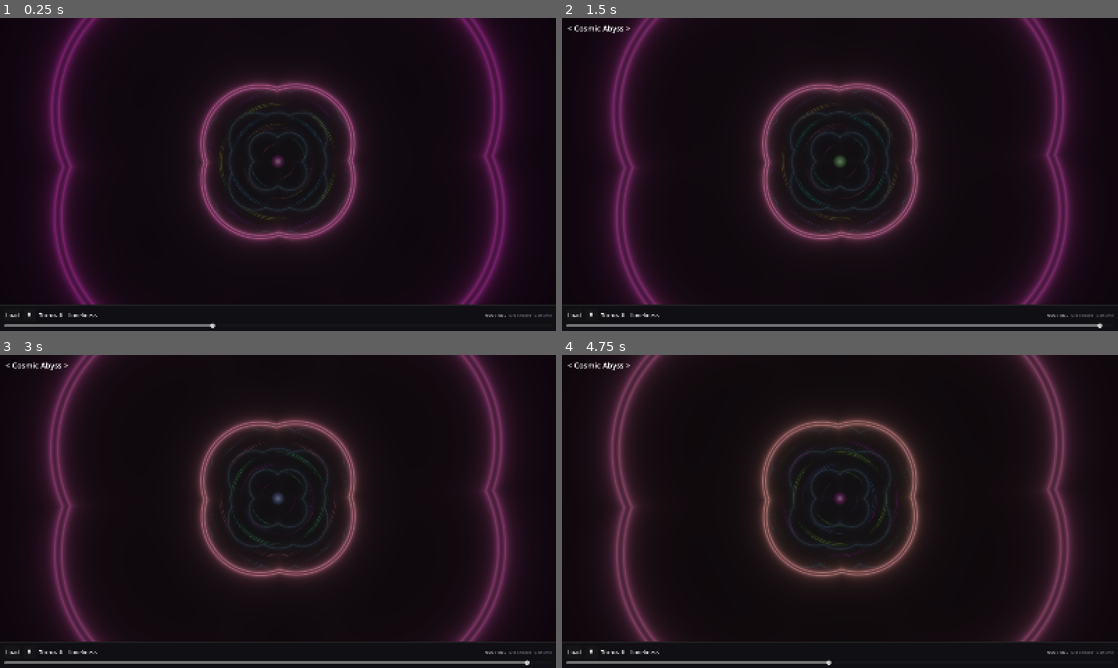
Above: before the commit, frames 1-4 (two rows, left to right).
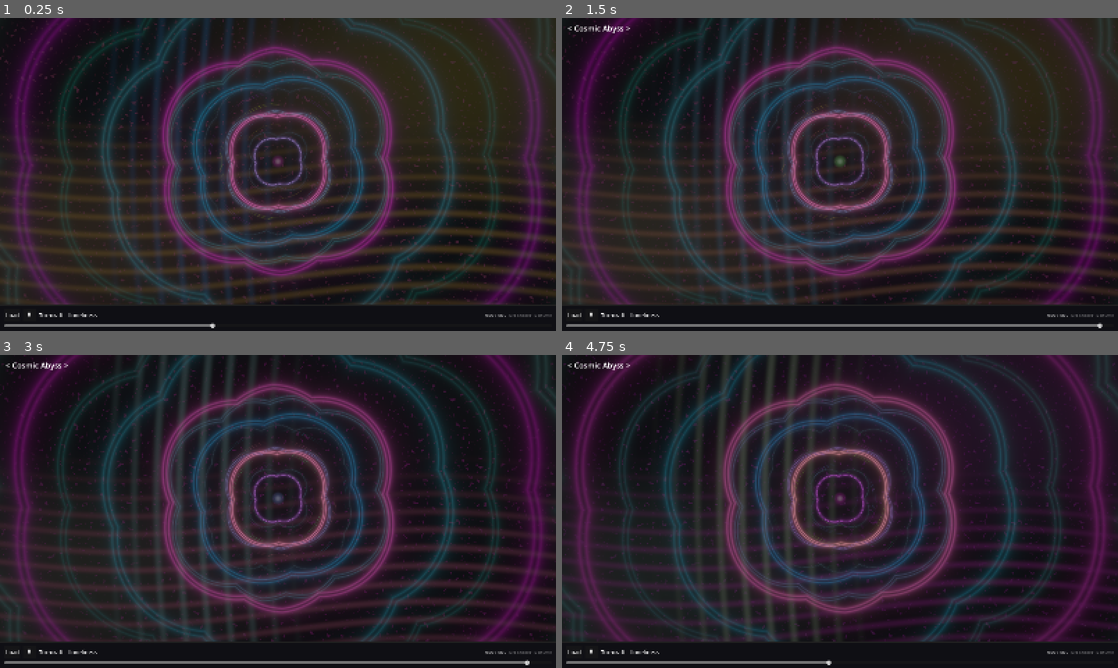
Above: after the commit, the same moments.

Repository: magooney-loon/iguana
Game: Godot game, scene res://main.tscn
Two runs of this game, one before a commit and one after it. Both use one fixed random seed, a clock stepped at 60 frames per second and the inputs below. Sound files missing from this copy of the repository are replaced by a short silence.
Inputs (mouse positions are in pixels of both pictures, inside the frame that each line leads up to):
- Up to frame 1 (0.25 s): no input
- Up to frame 2 (1.5 s): tap Enter at 0.5 s; move the mouse to (840, 161) at 0.52 s; tap E at 0.6 s; click (840, 161) at 0.67 s; move the mouse to (728, 190) at 1.27 s; hold S from 1.28 s (still down); tap Q at 1.35 s
- Up to frame 3 (3 s): move the mouse to (333, 442) at 2.02 s; release S at 2.03 s; tap E at 2.1 s; move the mouse to (250, 574) at 2.77 s; tap Q at 2.85 s; click (250, 574) at 2.92 s
- Up to frame 4 (4.75 s): move the mouse to (1006, 558) at 3.52 s; hold S from 3.53 s (still down); tap E at 3.6 s; move the mouse to (673, 464) at 4.27 s; tap Q at 4.35 s

The runs differ from the first frame. In frame 1, 64% of the frame differs, in the area x 0-100%, y 0-92%; in frame 2, 60%; in frame 3, 50%; in frame 4, 52%.

Commit message:
Update cosmic_abyss.gdshader

Diff:
--- a/shaders/cosmic_abyss.gdshader
+++ b/shaders/cosmic_abyss.gdshader
@@ -69,41 +69,47 @@
 	float s_onset = onset;
 	float s_warmth = warmth;
 	float s_brightness = brightness;
+	float s_activity = activity;
+	float s_hihat = hihat;
+	float s_snare = snare;
+	float s_flux_bass = flux_bass;
+	float s_flux_mid = flux_mid;
 
 	vec3 col = vec3(0.0);
 
 	float arms = 3.0 + s_bass * 2.5;
 
-	vec2 feed_uv = uv;
+	// ── Layer 1: Large-scale fractal backbone (fills screen) ──
+	vec2 feed_uv = uv * 1.6;
 	float amp = 1.0;
 
-	for(int i = 0; i < 5; i++) {
+	for(int i = 0; i < 8; i++) {
 		float fi = float(i);
 		float phase = t * (0.3 + fi * 0.05);
 
-		float r = length(feed_uv) * (0.4 + s_energy * 0.15);
+		float r = length(feed_uv) * (0.5 + s_energy * 0.2);
 		float a = atan(feed_uv.y, feed_uv.x);
 
 		float swing = sin(phase);
 		float swing2 = cos(phase * 0.6);
 
-		float warp = sin(r * 5.0 - t * 0.4 + fi) * 0.08 * (0.3 + s_mid * 0.4);
-		a += swing * 0.1 * (0.2 + s_mid * 0.3) + warp;
-		r *= 1.0 + swing2 * 0.04 * s_bass;
+		float warp = sin(r * 4.0 - t * 0.35 + fi) * 0.1 * (0.3 + s_mid * 0.4);
+		a += swing * 0.12 * (0.2 + s_mid * 0.3) + warp;
+		r *= 1.0 + swing2 * 0.05 * s_bass;
 
 		feed_uv = vec2(cos(a) * r, sin(a) * r);
 
-		feed_uv = rot2d(feed_uv, swing * 0.25 * (0.15 + s_treble * 0.25) + s_beat * 0.15);
-
-		float fold = 0.025 + fi * 0.004;
-		feed_uv = abs(feed_uv) - fold * (1.0 + s_bass * 0.1);
+		feed_uv = rot2d(feed_uv, swing * 0.25 * (0.15 + s_treble * 0.25) + s_beat * 0.12);
+
+		float fold = 0.03 + fi * 0.005;
+		feed_uv = abs(feed_uv) - fold * (1.0 + s_bass * 0.12);
 		feed_uv = rot2d(feed_uv, PI / arms * (0.2 + fi * 0.05) + swing2 * 0.04);
 
-		float d = length(feed_uv) - 0.08 - s_bass * 0.03;
-		d = abs(d) - 0.002;
-
-		float glow = 0.002 / (0.0008 + abs(d));
-		glow *= 0.35 + s_energy * 0.25;
+		float d = length(feed_uv) - 0.1 - s_bass * 0.04;
+		d = abs(d) - 0.0025;
+
+		float glow = 0.003 / (0.001 + abs(d));
+		glow *= 0.4 + s_energy * 0.3;
 		glow = smootherstep(glow);
 
 		vec3 shift = vec3(
@@ -111,14 +117,110 @@
 			0.33 + s_warmth * 0.05 + fi * 0.02 + swing2 * 0.01,
 			0.67 + s_brightness * 0.05 + fi * 0.02
 		);
-		vec3 layer_col = palette(r * 0.6 - t * 0.05 + fi * 0.03, shift);
-		layer_col *= 1.0 + s_beat * 0.35 + s_kick * 0.25;
+		vec3 layer_col = palette(r * 0.5 - t * 0.04 + fi * 0.03, shift);
+		layer_col *= 1.0 + s_beat * 0.3 + s_kick * 0.2;
 
 		col += layer_col * glow * amp;
-		amp *= 0.4;
-
-		feed_uv *= 1.02 + s_energy * 0.003;
+		amp *= 0.42;
+
+		feed_uv *= 1.015 + s_energy * 0.003;
 		feed_uv = rot2d(feed_uv, beat_phase * 0.004 * beat_confidence);
+	}
+
+	// ── Layer 2: Deep detail pass (nested inside, higher frequency) ──
+	vec2 deep_uv = uv * 1.8;
+	float deep_amp = 0.7;
+	float deep_arms = 5.0 + s_mid * 3.0;
+
+	for(int i = 0; i < 6; i++) {
+		float fi = float(i);
+		float phase = t * (0.25 + fi * 0.04) + 1.0;
+
+		float r = length(deep_uv) * (0.55 + s_energy * 0.15);
+		float a = atan(deep_uv.y, deep_uv.x);
+
+		float swing = sin(phase);
+		float swing2 = cos(phase * 0.7);
+
+		float warp = sin(r * 6.0 - t * 0.5 + fi * 0.5) * 0.06 * (0.4 + s_presence * 0.3);
+		a += swing * 0.08 * (0.3 + s_mid * 0.3) + warp;
+		r *= 1.0 + swing2 * 0.03 * s_mid;
+
+		deep_uv = vec2(cos(a) * r, sin(a) * r);
+
+		deep_uv = rot2d(deep_uv, swing * 0.2 * (0.2 + s_presence * 0.2) + s_beat * 0.08);
+
+		float fold = 0.02 + fi * 0.003;
+		deep_uv = abs(deep_uv) - fold * (1.0 + s_mid * 0.08);
+		deep_uv = rot2d(deep_uv, PI / deep_arms * (0.15 + fi * 0.04) + swing2 * 0.03);
+
+		float d = length(deep_uv) - 0.06 - s_mid * 0.02;
+		d = abs(d) - 0.0015;
+
+		float glow = 0.002 / (0.0006 + abs(d));
+		glow *= 0.3 + s_energy * 0.2;
+		glow = smootherstep(glow);
+
+		vec3 shift = vec3(
+			s_warmth * 0.1 + fi * 0.03 + swing * 0.015,
+			0.4 + s_warmth * 0.08 + fi * 0.025 + swing2 * 0.01,
+			0.75 + s_brightness * 0.08 + fi * 0.03
+		);
+		vec3 layer_col = palette(r * 0.7 - t * 0.06 + fi * 0.04 + 0.2, shift);
+		layer_col *= 1.0 + s_snare * 0.25 + s_flux_mid * 0.2;
+
+		col += layer_col * glow * deep_amp;
+		deep_amp *= 0.38;
+
+		deep_uv *= 1.02 + s_mid * 0.004;
+		deep_uv = rot2d(deep_uv, -beat_phase * 0.003 * beat_confidence);
+	}
+
+	// ── Layer 3: Outer halo (wide, soft, bass-reactive) ──
+	vec2 halo_uv = uv * 1.2;
+	float halo_amp = 0.5;
+
+	for(int i = 0; i < 4; i++) {
+		float fi = float(i);
+		float phase = t * (0.15 + fi * 0.03) + 2.0;
+
+		float r = length(halo_uv) * (0.6 + s_bass * 0.15);
+		float a = atan(halo_uv.y, halo_uv.x);
+
+		float swing = sin(phase);
+		float swing2 = cos(phase * 0.5);
+
+		a += swing * 0.06;
+		r *= 1.0 + swing2 * 0.04 * s_bass;
+
+		halo_uv = vec2(cos(a) * r, sin(a) * r);
+
+		halo_uv = rot2d(halo_uv, swing * 0.15 + s_beat * 0.06);
+
+		float fold = 0.05 + fi * 0.008;
+		halo_uv = abs(halo_uv) - fold * (1.0 + s_bass * 0.15);
+		halo_uv = rot2d(halo_uv, PI / (2.0 + s_bass) * (0.3 + fi * 0.06) + swing2 * 0.02);
+
+		float d = length(halo_uv) - 0.15 - s_bass * 0.06;
+		d = abs(d) - 0.004;
+
+		float glow = 0.005 / (0.002 + abs(d));
+		glow *= 0.35 + s_energy * 0.25;
+		glow = smootherstep(glow) * 0.5;
+
+		vec3 shift = vec3(
+			s_warmth * 0.15 + fi * 0.04,
+			0.25 + s_warmth * 0.1 + fi * 0.03,
+			0.5 + s_brightness * 0.1 + fi * 0.04
+		);
+		vec3 layer_col = palette(r * 0.4 - t * 0.03 + fi * 0.05 + 0.4, shift);
+		layer_col *= 1.0 + s_kick * 0.3;
+
+		col += layer_col * glow * halo_amp;
+		halo_amp *= 0.45;
+
+		halo_uv *= 1.03;
+		halo_uv = rot2d(halo_uv, beat_phase * 0.002);
 	}
 
 	float ring = length(uv0);
@@ -206,6 +308,97 @@
 	outer = smoothstep(0.02, 0.0, outer);
 	col += vec3(0.3, 0.25, 0.7) * outer * s_treble * 0.3;
 
+	// ── Floating particles (noise-driven, asymmetrical) ──
+	float noise_val = texture(noise_tex, UV * 3.0 + vec2(t * 0.02, t * 0.015)).r;
+	float noise_val2 = texture(noise_tex, UV * 5.0 - vec2(t * 0.03, t * 0.025)).r;
+
+	vec3 particles = vec3(0.0);
+	for(int i = 0; i < 8; i++) {
+		float fi = float(i);
+		vec2 offset = vec2(
+			sin(fi * 2.39 + t * 0.1),
+			cos(fi * 3.17 + t * 0.08)
+		) * (0.2 + s_energy * 0.15);
+
+		vec2 p_pos = uv0 + offset;
+		float p_noise = texture(noise_tex, p_pos * 4.0 + t * 0.02).r;
+
+		float p_size = 0.003 + p_noise * 0.006 * (1.0 + s_treble * 0.5);
+		float p_dist = length(p_pos - vec2(
+			sin(fi * 1.7 + t * (0.05 + fi * 0.01)),
+			cos(fi * 2.3 + t * (0.04 + fi * 0.012))
+		) * (0.15 + s_mid * 0.1));
+
+		float p = smoothstep(p_size, 0.0, p_dist);
+		p *= p_noise * (0.3 + s_activity * 0.5);
+
+		vec3 p_col = palette(fi * 0.15 + t * 0.1, vec3(s_warmth * 0.2, 0.33, 0.67 + s_brightness * 0.2));
+		particles += p_col * p;
+	}
+	col += particles * (0.12 + s_hihat * 0.08);
+
+	// ── Organic blobs (noise-thresholded, irregular shapes) ──
+	vec3 blobs = vec3(0.0);
+	float blob_noise = texture(noise_tex, uv0 * 2.0 + vec2(sin(t * 0.07) * 0.1, cos(t * 0.05) * 0.08)).r;
+	float blob_noise2 = texture(noise_tex, uv0 * 3.0 - vec2(cos(t * 0.06) * 0.12, sin(t * 0.09) * 0.06)).r;
+
+	float blob = smoothstep(0.55 - s_bass * 0.15, 0.65 + s_bass * 0.1, blob_noise);
+	blob *= smoothstep(0.5, 0.7, blob_noise2);
+	blob = blob * 0.5 + blob * blob * 0.5;
+
+	vec3 blob_col = palette(t * 0.08 + s_warmth * 0.3, vec3(0.1 + s_warmth * 0.15, 0.4, 0.7));
+	blobs += blob_col * blob * (0.06 + s_energy * 0.08);
+
+	float blob2 = smoothstep(0.45, 0.65, blob_noise * blob_noise2);
+	blob2 *= smoothstep(0.3, 0.5, texture(noise_tex, uv0 * 1.5 + t * 0.01).r);
+	vec3 blob2_col = palette(t * 0.12 + s_brightness * 0.2, vec3(0.5, 0.6 + s_brightness * 0.1, 0.3 + s_warmth * 0.2));
+	blobs += blob2_col * blob2 * (0.04 + s_mid * 0.06);
+
+	col += blobs;
+
+	// ── Light streaks (horizontal/vertical, beat-reactive) ──
+	vec3 streaks = vec3(0.0);
+
+	float h_stripe = abs(sin(uv.y * 50.0 + t * 0.5 + sin(uv.x * 3.0) * 2.0));
+	h_stripe = pow(h_stripe, 8.0 + s_bass * 12.0);
+	h_stripe *= smoothstep(0.5, 0.0, abs(uv.y - 0.3 - sin(t * 0.2) * 0.1));
+
+	vec3 h_col = palette(t * 0.15, vec3(s_warmth * 0.2, 0.25, 0.55 + s_brightness * 0.15));
+	streaks += h_col * h_stripe * (0.05 + s_beat * 0.12);
+
+	float v_stripe = abs(cos(uv.x * 40.0 - t * 0.3 + cos(uv.y * 2.5) * 1.5));
+	v_stripe = pow(v_stripe, 10.0 + s_mid * 8.0);
+	v_stripe *= smoothstep(0.4, 0.0, abs(uv.x + 0.2 + cos(t * 0.15) * 0.08));
+
+	vec3 v_col = palette(t * 0.2 + 0.33, vec3(0.2 + s_warmth * 0.1, 0.35, 0.6 + s_brightness * 0.1));
+	streaks += v_col * v_stripe * (0.04 + s_snare * 0.1);
+
+	col += streaks;
+
+	// ── Light leak (asymmetrical corner glow) ──
+	vec3 leak = vec3(0.0);
+	float leak_mask = smoothstep(0.6, 0.0, length(UV - vec2(0.85, 0.15)));
+	leak_mask *= smoothstep(0.3, 0.0, texture(noise_tex, vec2(t * 0.03, 0.5)).r - 0.4);
+	vec3 leak_col = palette(t * 0.2, vec3(s_warmth * 0.3, 0.15, 0.45 + s_brightness * 0.2));
+	leak += leak_col * leak_mask * (0.2 + s_energy * 0.3);
+
+	float leak_mask2 = smoothstep(0.5, 0.0, length(UV - vec2(0.1, 0.8)));
+	leak_mask2 *= smoothstep(0.35, 0.0, texture(noise_tex, vec2(0.5, t * 0.025)).r - 0.35);
+	vec3 leak_col2 = palette(t * 0.15 + 0.5, vec3(0.5 + s_warmth * 0.2, 0.25, 0.15 + s_brightness * 0.1));
+	leak += leak_col2 * leak_mask2 * (0.15 + s_flux_bass * 0.3);
+
+	col += leak * 0.1;
+
+	// ── Film grain ──
+	float grain = texture(noise_tex, UV * 200.0 + fract(t * 0.1)).r;
+	grain = (grain - 0.5) * 0.04 * (1.0 + s_energy * 0.5);
+	col += grain;
+
+	// ── Subtle vignette ──
+	float vignette = 1.0 - smoothstep(0.3, 1.2, length(UV - 0.5) * 1.8);
+	vignette = mix(0.6, 1.0, vignette);
+	col *= vignette;
+
 	col *= 0.38 + s_brightness * 0.45;
 	col.r *= 1.0 + s_warmth * 0.03;
 	col.b *= 1.0 + s_brightness * 0.025;
